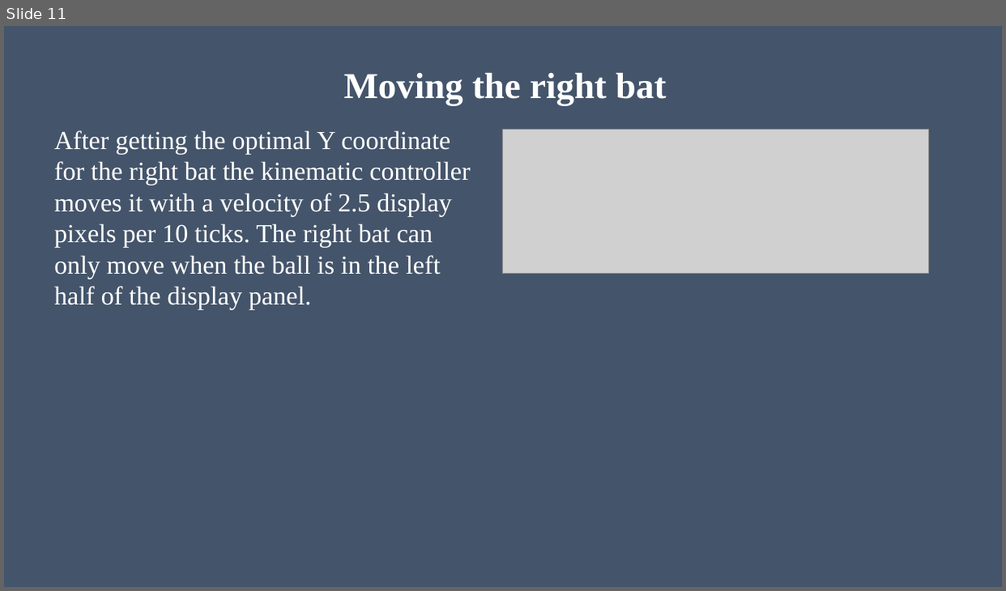
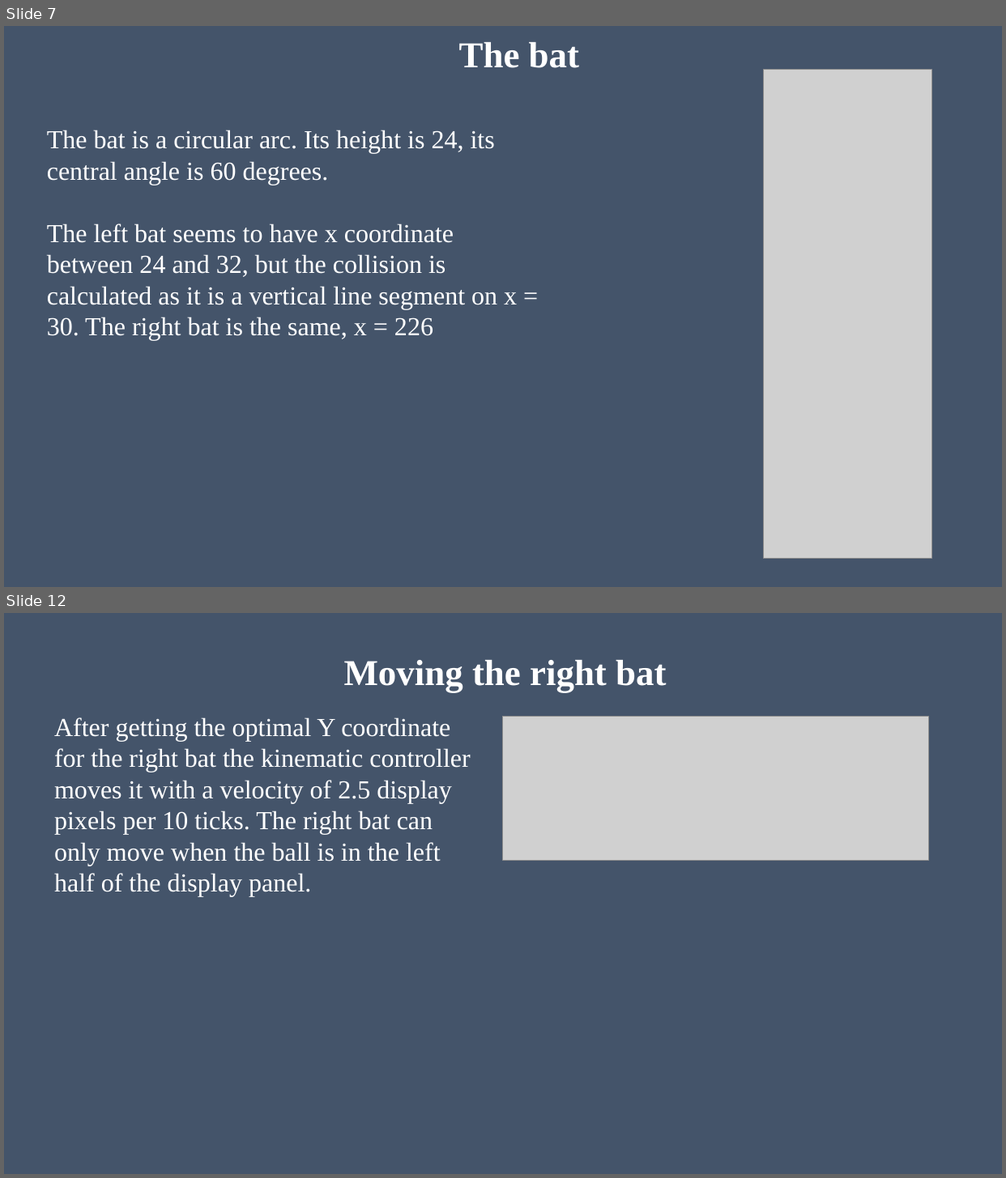
Before and after one commit to MIZINCHIK/DigitalPlatforms, a slide deck: Presentation.pptx. Shown one above the other, each under a label of ours: slide 11 before the commit, slides 7 and 12 after it; the slides between them are not shown. The pictures are 1006x591 and 1006x1178 pixels, drawn with LibreOffice and Linux fonts; fonts in the diff are those of the drawing; grey boxes stand for pictures. Boxes give left, top, right and bottom in pixels: in the first picture for what was removed or moved away, otherwise in the second. Text is boxed around its words. In the diff, an @@ line names an element or a change of style, - is before the commit and + after.

```diff
--- a/Presentation.pptx
+++ b/Presentation.pptx
@@ slide 7 added at (4,26,1002,587), background #44546A @@
@@ title added at (459,42,579,68), 35 pt, text #FFFFFF, bold @@
+The bat
@@ picture added at (763,70,931,558) @@
@@ text added at (47,130,517,341), 25 pt, text #FFFFFF @@
+The bat is a circular arc. Its height is 24, its central angle is 60 degrees.
+The left bat seems to have x coordinate between 24 and 32, but the collision is calculated as it is a vertical line segment on x = 30. The right bat is the same, x = 226
@@ what was slide 11 is now slide 12 @@
```
Also in this commit, not shown: 1 slide changed, 4 other slides added, 4 slides removed.
